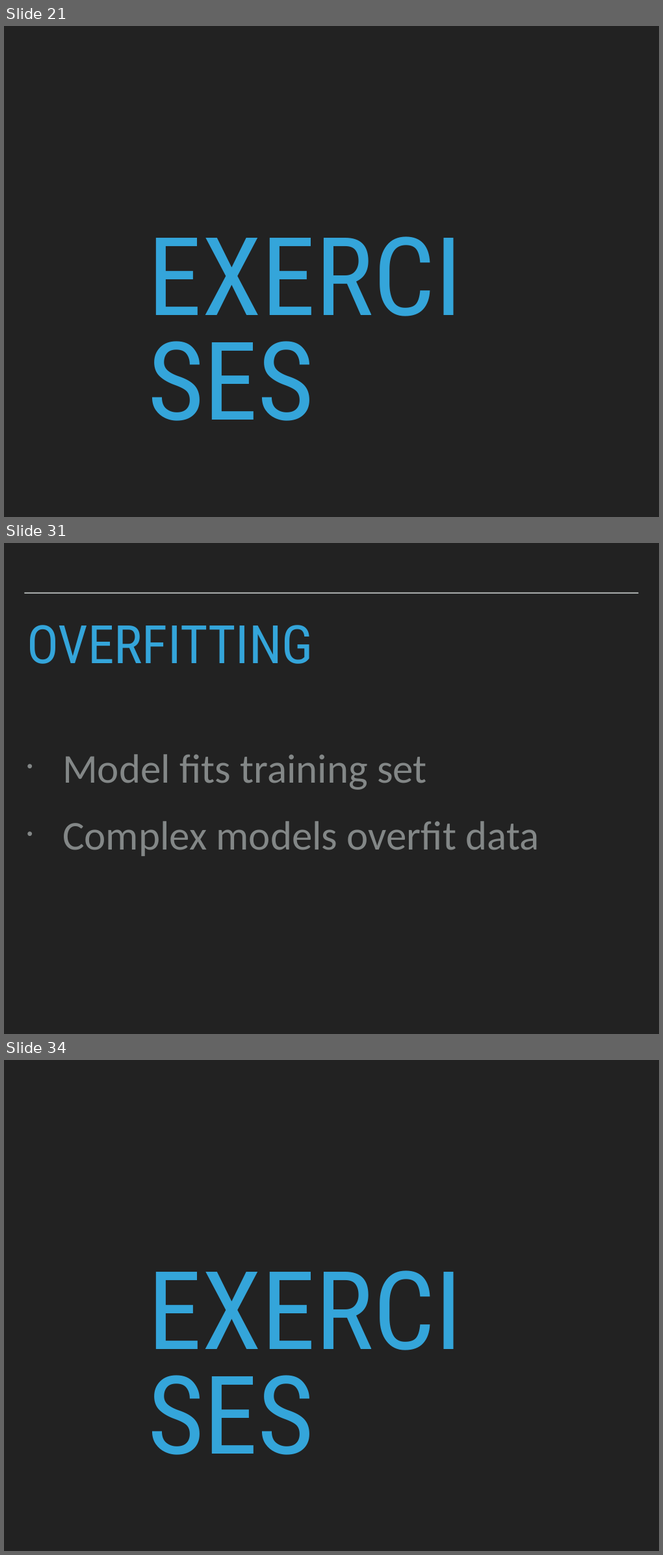
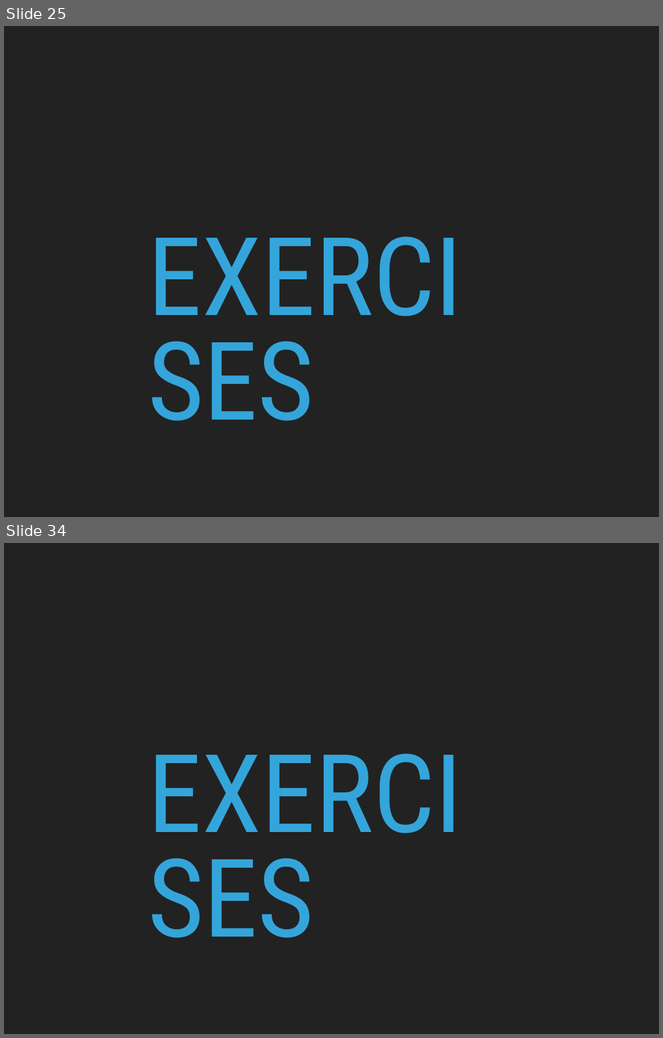
Before and after one commit to patricks1/noble-machine-learning, a slide deck: Session2/Session2_Slides.pptx. Shown one above the other, each under a label of ours: slides 21, 31 and 34 before the commit, slides 25 and 34 after it; the slides between them are not shown. The pictures are 663x1555 and 663x1038 pixels, drawn with LibreOffice and Linux fonts; fonts in the diff are those of the drawing. Boxes give left, top, right and bottom in pixels: in the first picture for what was removed or moved away, otherwise in the second. Text is boxed around its words. In the diff, an @@ line names an element or a change of style, - is before the commit and + after.

```diff
--- a/Session2/Session2_Slides.pptx
+++ b/Session2/Session2_Slides.pptx
@@ slide 31 removed at <box>4,543,659,1034</box>, background #222222 @@
@@ line removed from (24, 593) to (639, 593) @@
@@ title removed at <box>27,625,313,664</box> @@
-OVERFITTING
@@ text removed at <box>62,754,539,856</box> @@
-• Model fits training set
-• Complex models overfit data
@@ what was slide 21 is now slide 25 @@
```
Also in this commit, not shown: 4 slides changed, 39 slides added, 24 other slides removed, 3 other files.
